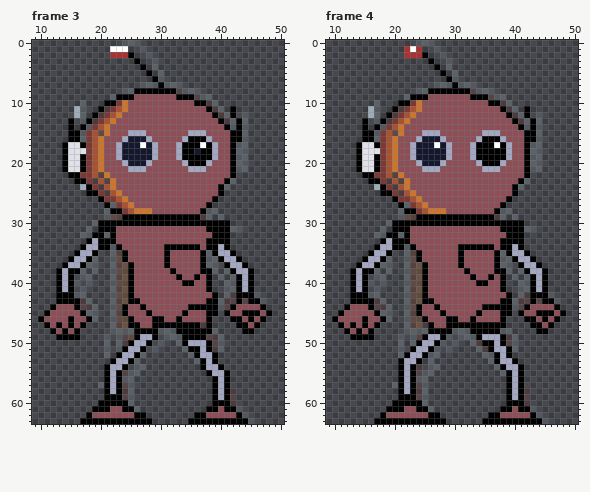
A pixel-art file gets an edit: Juego 2D/Klick/klick v1.aseprite. The picture above was drawn from the file before the commit.
64x64 pixels, 4 frames. Shown: frame 3: x 9..50, y 0..63; frame 4: x 9..50, y 0..63. The commit also changed other frames, which this record leaves out.
After:
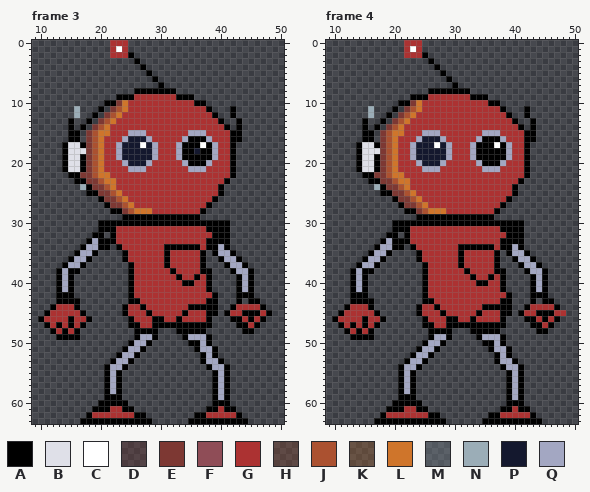
Palette (. is transparent): A #000000  B #dfe0e8  C #ffffff  D #7d383340  E #7d3833  F #8f4d57  G #ac3232  H #ab513040  J #ab5130  K #cf752b40  L #cf752b  M #9badb740  N #9badb7  P #14182e  Q #a3a7c2
Changes in this commit:
layer "Layer 1" now hidden
Changed rows in their new state; - is an unchanged pixel.
Frame 3:
first column x 11:
 0 -----------GGG..---------------------
 1 -----------G-G--.--------------------
 2 -----------------.-------------------
 3 ------------------.------------------
 4 ------------------.------------------
 5 -------------------.-----------------
 6 -------------------.-----------------
 7 ----------------...-...--------------
 8 -------------..-------....-----------
 9 -----------.---GGGGGGG---...---------
10 ------.-------GGGGGGGGGGG--..--------
11 ------.---.---GGGGGGGGGGGGG-..-------
12 ------.--.---GGGGGGGGGGGGGGG-..--.---
13 ------.-.---GGGGGGGGGGGGGGGGG-..-.---
14 -------.---GGGGGGGGGGGGGGGGGGG-.-.---
15 ------.--L-GGG---GGGGGGG---GGGG--.---
16 ------.---GGG-----GGGGG-----GGG--.---
17 ----------GG-------GGG-------GG-..---
18 ----------GG-------GGG-------GG-..---
19 ----------GG-------GGG-------GG-..---
20 ----------GGG-----GGGGG-----GGG-..---
21 ----------GGGG---GGGGGGG---GGGG-..---
22 ---------L-GGGGGGGGGGGGGGGGGGGG------
23 --------E-L-GGGGGGGGGGGGGGGGGG-.-----
24 ---------E--GGGGGGGGGGGGGGGGG-.------
25 ----------E--GGGGGGGGGGGGGGGG--------
26 --------------GGGGGGGGGGGGGG---------
27 -----------E---GGGGGGGGGGGG----------
28 ----------.-------GGGGGGGG-..--------
29 ----------...-------------..-.-------
30 --------.----------------------------
31 -------.----GGGGGGGGGGGGGGG----..----
32 ------..--.-GGGGGGGGGGGGGGGG---------
33 ------------GGGGGGGGGGGGGGG----------
34 -----------.-GGGGGGG------G----------
35 -----------..-GGGGGG-GGGGG-.---------
36 --------.--..-GGGGGG-GGGGG-..--------
37 -------..--...-GGGGG-GGGGG-..--------
38 ------.-.--...-GGGGGG-GGGG--.-.------
39 ------..---...-GGGGGGG-GG-G--.-.-----
40 -----.-.---...-GGGGGGGG--GG---..-----
41 ------.----...-GGGGGGGGGGGG---..-----
42 -----..----...-GGGGGGGGGGGGG--..---.-
43 ------..---...--GGGGGGGGGGG--...-.--.
44 --GGG-...--..-GG-GGGGGGG-----..-GGGG-
45 -GGGGG-..--..-GGG-GGGGG-GGG----GG---G
46 GGGG-GG-.--...-GGG--GG-GGGG------G-G-
47 -G-G-G-----...--GG--------A-------G--
48 --G-G------....----...-----..--------
49 ----------.-...-----...-QQQA..-------
50 ----------.-..-----.--..AA--..-------
51 ----------.-.-----.----..--QA.-------
52 ----------.-----.-------..A----------
53 ---------------.---------.--QA-------
54 ---------------..---------.A-QA------
55 -------------...-----------.A--------
56 -------------..----------------------
57 ---------.---..----------------------
58 -------------..----------------.-----
59 -------------..----------------.-----
60 --------------.----------------.-----
61 -----------GG--.-------------G--.----
62 --------GGGGGGG------------GGGGG-.---
63 ----------------------------------.--
Frame 4:
first column x 11:
 0 -----------GGG..----------------------
 1 ----------------.---------------------
 2 -----------------.--------------------
 3 ------------------.-------------------
 4 ------------------.-------------------
 5 -------------------.------------------
 6 -------------------.------------------
 7 ----------------...-...---------------
 8 -------------..-------....------------
 9 -----------.---GGGGGGG---...----------
10 ------.-------GGGGGGGGGGG--..---------
11 ------.---.---GGGGGGGGGGGGG-..--------
12 ------.--.---GGGGGGGGGGGGGGG-..--.----
13 ------.-.---GGGGGGGGGGGGGGGGG-..-.----
14 -------.---GGGGGGGGGGGGGGGGGGG-.-.----
15 ------.--L-GGG---GGGGGGG---GGGG--.----
16 ------.---GGG-----GGGGG-----GGG--.----
17 ----------GG-------GGG-------GG-..----
18 ----------GG-------GGG-------GG-..----
19 ----------GG-------GGG-------GG-..----
20 ----------GGG-----GGGGG-----GGG-..----
21 ----------GGGG---GGGGGGG---GGGG-..----
22 ---------L-GGGGGGGGGGGGGGGGGGGG-------
23 --------E-L-GGGGGGGGGGGGGGGGGG-.------
24 ---------E--GGGGGGGGGGGGGGGGG-.-------
25 ----------E--GGGGGGGGGGGGGGGG---------
26 --------------GGGGGGGGGGGGGG----------
27 -----------E---GGGGGGGGGGGG-----------
28 ----------.-------GGGGGGGG-..---------
29 ----------...-------------..-.--------
30 --------.-----------------------------
31 -------.----GGGGGGGGGGGGGGG----..-----
32 ------..--.-GGGGGGGGGGGGGGGG----------
33 ------------GGGGGGGGGGGGGGG-----------
34 -----------.-GGGGGGG------G-----------
35 -----------..-GGGGGG-GGGGG-.----------
36 --------.--..-GGGGGG-GGGGG-..---------
37 -------..--...-GGGGG-GGGGG-..---------
38 ------.-.--...-GGGGGG-GGGG--.-.-------
39 ------..---...-GGGGGGG-GG-G--.-.------
40 -----.-.---...-GGGGGGGG--GG---..------
41 ------.----...-GGGGGGGGGGGG---..------
42 -----..----...-GGGGGGGGGGGGG--..---.--
43 ------..---...--GGGGGGGGGGG--...-.--.-
44 --GGG-...--..-GG-GGGGGGG-----..-GGGG--
45 -GGGGG-..--..-GGG-GGGGG-GGG----GG---GG
46 GGGG-GG-.--...-GGG--GG-GGGG------G-G--
47 -G-G-G-----...A-GG----------------G---
48 --G-G------....----...-----..---------
49 ----------.-...A-QA-...-----..--------
50 ----------.-..A-QA-.--..----..--------
51 ----------.-.A-QA-.----..----.--------
52 ----------..A-QA.-------..------------
53 ----------.A-QA.---------.------------
54 ------------QA-..---------.-----------
55 -------------...-----------.----------
56 -------------..-----------------------
57 ---------.---..-----------------------
58 -------------..----------------.------
59 -------------..----------------.------
60 --------------.----------------.------
61 -----------GG--.-------------G--.-----
62 --------GGGGGGG------------GGGGG-.----
63 ----------------------------------.---
